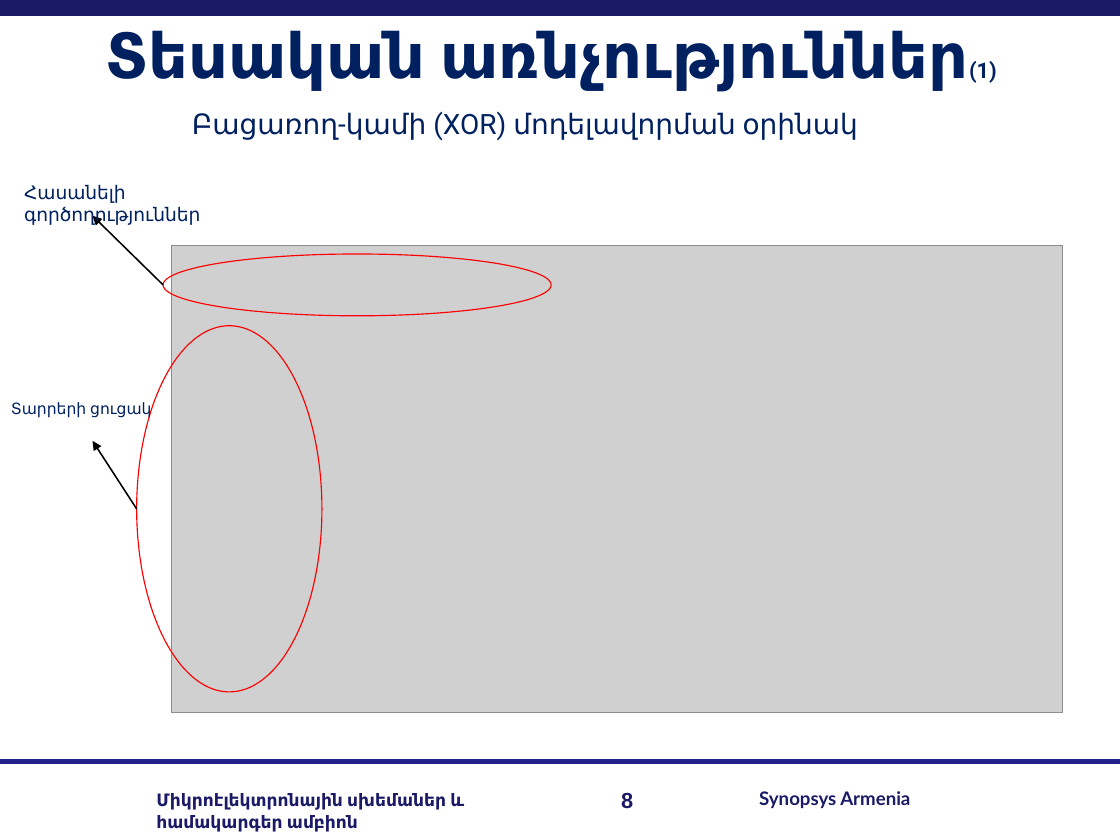
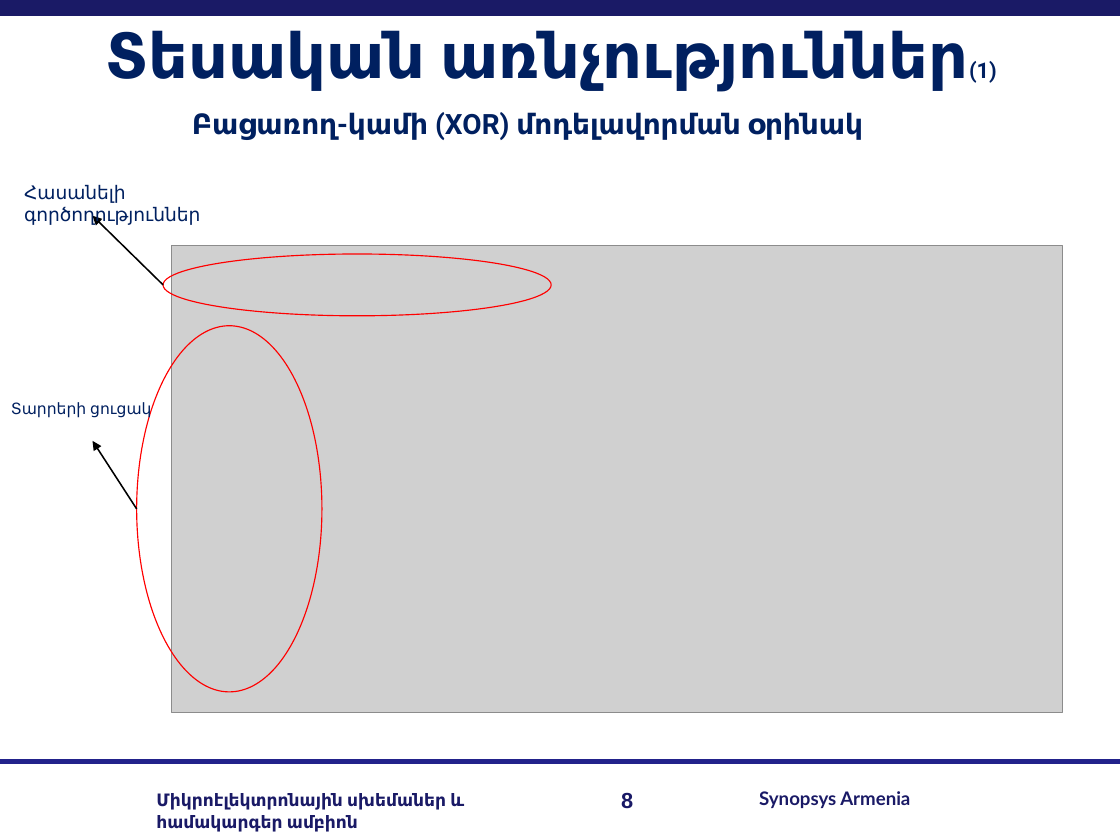
Before and after one commit to RazKarapetyan/Master_thesis, a slide deck: slide 8 of My real work/my_master_slides.pptx. Drawn at 1120x840 pixels with LibreOffice and Linux fonts; fonts in the diff are those of the drawing; grey boxes stand for pictures; background and template pictures are left out. Boxes give left, top, right and bottom in pixels: in the first picture for what was removed or moved away, otherwise in the second. Text is boxed around its words. In the diff, an @@ line names an element or a change of style, - is before the commit and + after.

```diff
--- a/My real work/my_master_slides.pptx
+++ b/My real work/my_master_slides.pptx
@@ text "Բացառող-կամի (XOR) մոդելավորման օրինակ" at box(192, 112, 863, 140): bold on @@
```
Also in this commit, not shown: 8 other slides changed, 1 slide added.
